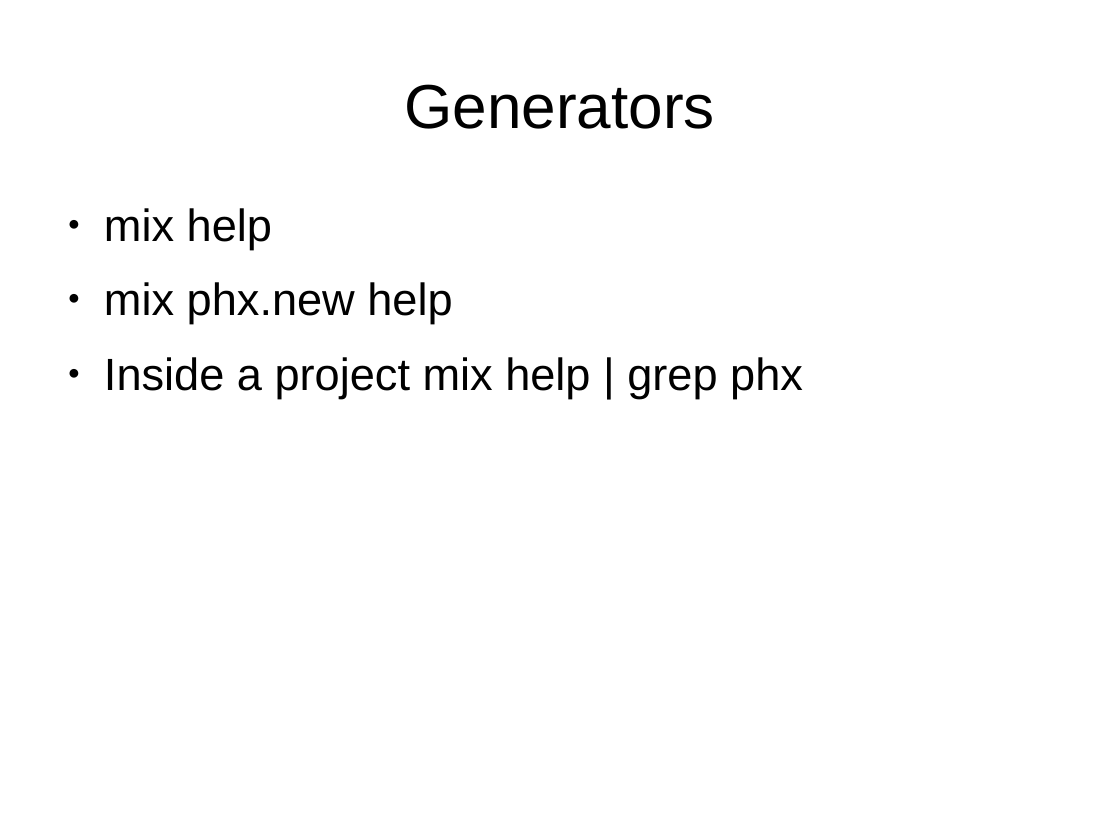
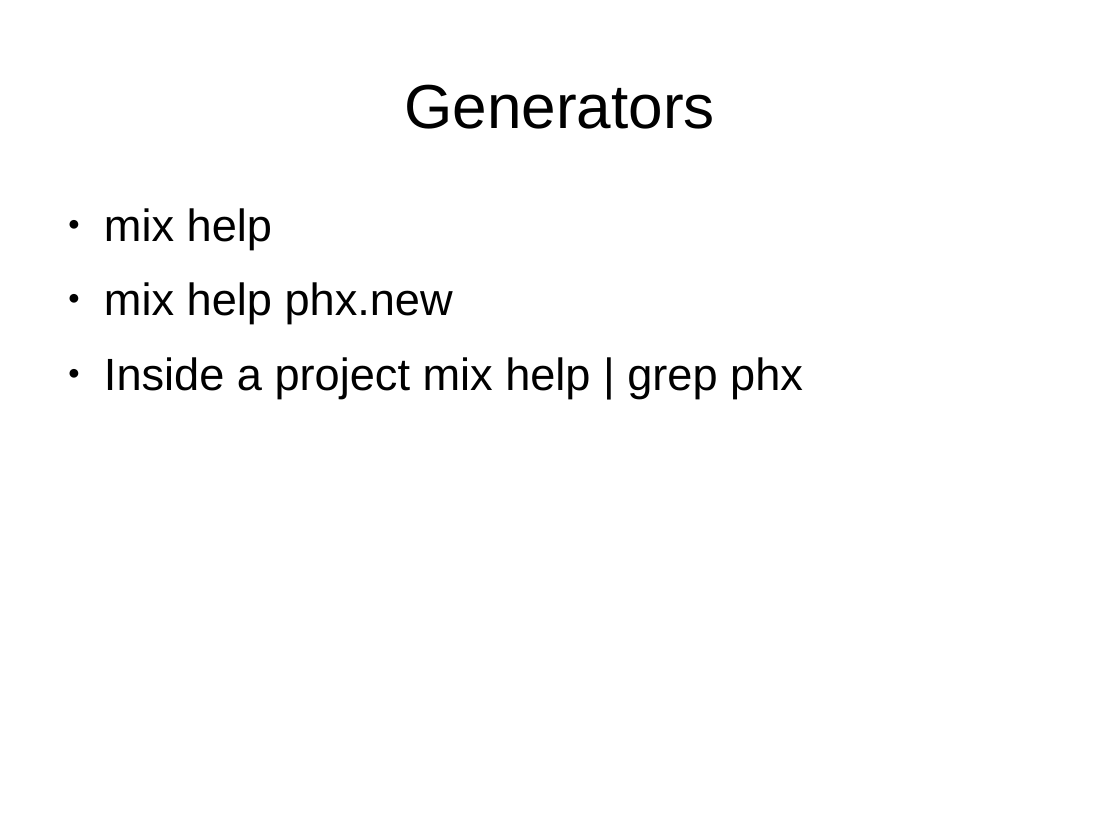
Before and after one commit to ramortegui/talks, a slide deck: slide 7 of odps/working_with_phoenix.odp. Drawn at 1120x840 pixels with LibreOffice and Linux fonts; fonts in the diff are those of the drawing. Boxes give left, top, right and bottom in pixels: in the first picture for what was removed or moved away, otherwise in the second. Text is boxed around its words. In the diff, an @@ line names an element or a change of style, - is before the commit and + after.

```diff
--- a/odps/working_with_phoenix.odp
+++ b/odps/working_with_phoenix.odp
@@ text at bbox=[104, 282, 453, 324]: text changed @@
-● mix phx.new help
+● mix help phx.new
```
Also in this commit, not shown: 5 other slides changed.
